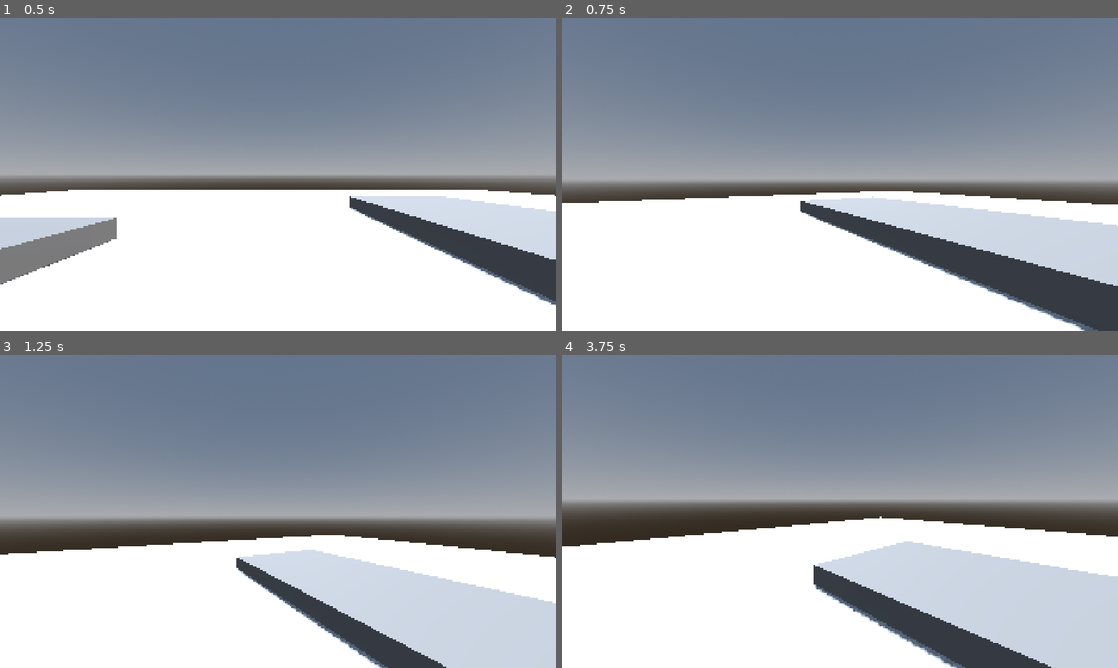
Above: before the commit, frames 1-4 (two rows, left to right).
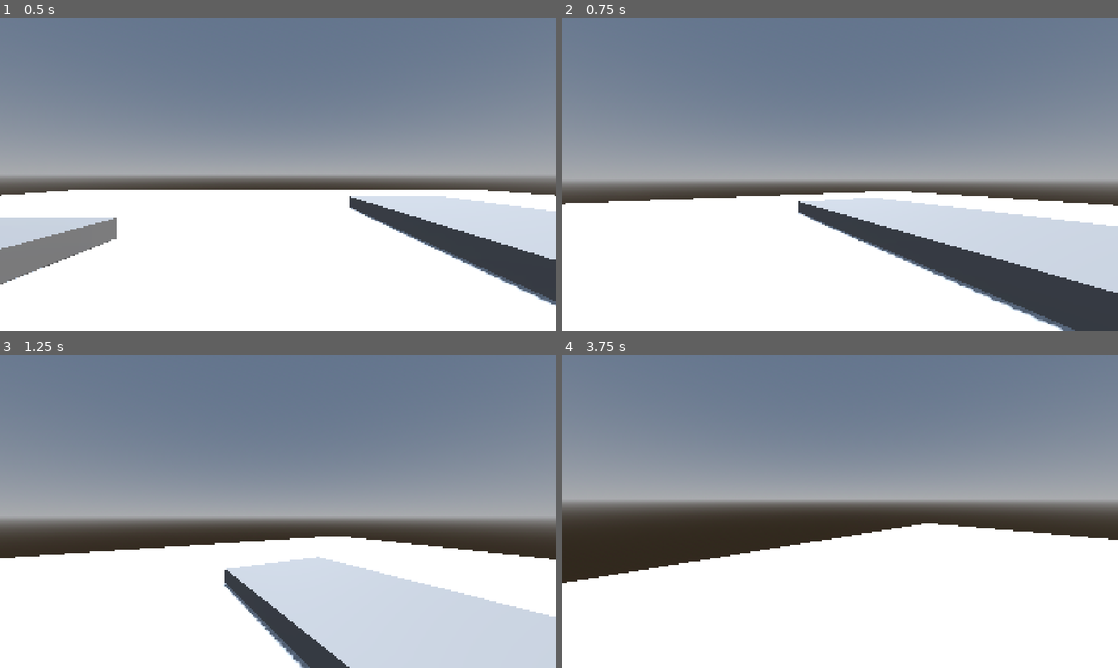
Above: after the commit, the same moments.

Repository: zsansone54/SalvageShip
Game: Godot game, scene res://scenes/game.tscn
The game is run twice, just before and just after one commit, with the same random seed, the same clock (stepped at 60 frames per second) and the same inputs.
Inputs (mouse positions are in pixels of both pictures, inside the frame that each line leads up to):
- Up to frame 1 (0.5 s): no input
- Up to frame 2 (0.75 s): tap Enter at 0.5 s; move the mouse to (867, 174) at 0.52 s; hold W (up) from 0.53 s (still down)
- Up to frame 3 (1.25 s): keep holding W (up); tap Space (jump) at 0.77 s
- Up to frame 4 (3.75 s): keep holding W (up); move the mouse to (812, 511) at 1.27 s; tap Space (jump) at 1.52, 3.02 s; move the mouse to (851, 505) at 2.02 s; move the mouse to (834, 517) at 2.77 s; move the mouse to (878, 514) at 3.52 s

Frame 1 is identical in both runs. In frame 2, 2.5% of the frame differs, in the area x 0-100%, y 55-100%; in frame 3, 8.1%; in frame 4, 21%, in the area x 0-100%, y 51-100%.

Commit message:
start test interaction

Diff:
--- a/game/scenes/game.tscn
+++ b/game/scenes/game.tscn
@@ -26,6 +26,11 @@
 [sub_resource type="BoxShape3D" id="BoxShape3D_7d38b"]
 custom_solver_bias = 1.0
 size = Vector3(50, 1, 50)
+
+[sub_resource type="BoxMesh" id="BoxMesh_gcfin"]
+
+[sub_resource type="ConvexPolygonShape3D" id="ConvexPolygonShape3D_yqjtg"]
+points = PackedVector3Array(-0.5, -0.5, -0.5, 0.5, 0.5, 0.5, 0.5, -0.5, 0.5, 0.5, 0.5, -0.5, -0.5, 0.5, 0.5, 0.5, -0.5, -0.5, -0.5, -0.5, 0.5, -0.5, 0.5, -0.5)
 
 [node name="Game" type="Node3D" unique_id=1910215320]
 
@@ -58,3 +63,12 @@
 
 [node name="Player" parent="." unique_id=791873009 instance=ExtResource("1_uwrxv")]
 transform = Transform3D(1, 0, 0, 0, 1, 0, 0, 0, 1, 0, 1.4999998, 0)
+
+[node name="TestCrate" type="StaticBody3D" parent="." unique_id=1829410642 groups=["salvageable"]]
+transform = Transform3D(1, 0, 0, 0, 1, 0, 0, 0, 1, 1.8095628, 0.996902, 0)
+
+[node name="MeshInstance3D" type="MeshInstance3D" parent="TestCrate" unique_id=1555533099]
+mesh = SubResource("BoxMesh_gcfin")
+
+[node name="CollisionShape3D" type="CollisionShape3D" parent="TestCrate" unique_id=285685066]
+shape = SubResource("ConvexPolygonShape3D_yqjtg")
--- a/game/scenes/player.tscn
+++ b/game/scenes/player.tscn
@@ -20,3 +20,6 @@
 [node name="Camera3D" type="Camera3D" parent="Head" unique_id=341019717]
 transform = Transform3D(1, 0, 0, 0, 1, 0, 0, 0, 1, 0, 0.8856385, 0)
 current = true
+
+[node name="InteractionRaycast" type="RayCast3D" parent="Head/Camera3D" unique_id=1491403265]
+target_position = Vector3(0, 0, -3)
--- a/game/scripts/player.gd
+++ b/game/scripts/player.gd
@@ -4,10 +4,8 @@
 var speed: float = 5.0
 
 @export var mouse_sensitivity: float = 0.005
-@export var acceleration = 60.0
+@export var acceleration = 25.0
 @export var jump_velocity = 4.5
-@export var air_control = 5.0
-@export var air_resistance = 2.0
 
 @onready var head = $Head
 @onready var camera = $Head/Camera3D
@@ -45,11 +43,17 @@
 	var horizontal_velocity = Vector3(velocity.x, 0, velocity.z)
 
 	if is_on_floor():
-		# Ground movement
 		if direction:
-			horizontal_velocity =  horizontal_velocity.move_toward(target_velocity, air_control * delta)
+			horizontal_velocity = horizontal_velocity.move_toward(
+				target_velocity,
+				acceleration * delta
+			)
+		else:
+			horizontal_velocity = horizontal_velocity.move_toward(
+				Vector3.ZERO,
+				acceleration * delta
+			)
 
-		horizontal_velocity = horizontal_velocity.move_toward(Vector3.ZERO, air_resistance * delta)
 		velocity.x = horizontal_velocity.x
 		velocity.z = horizontal_velocity.z
 	move_and_slide()
